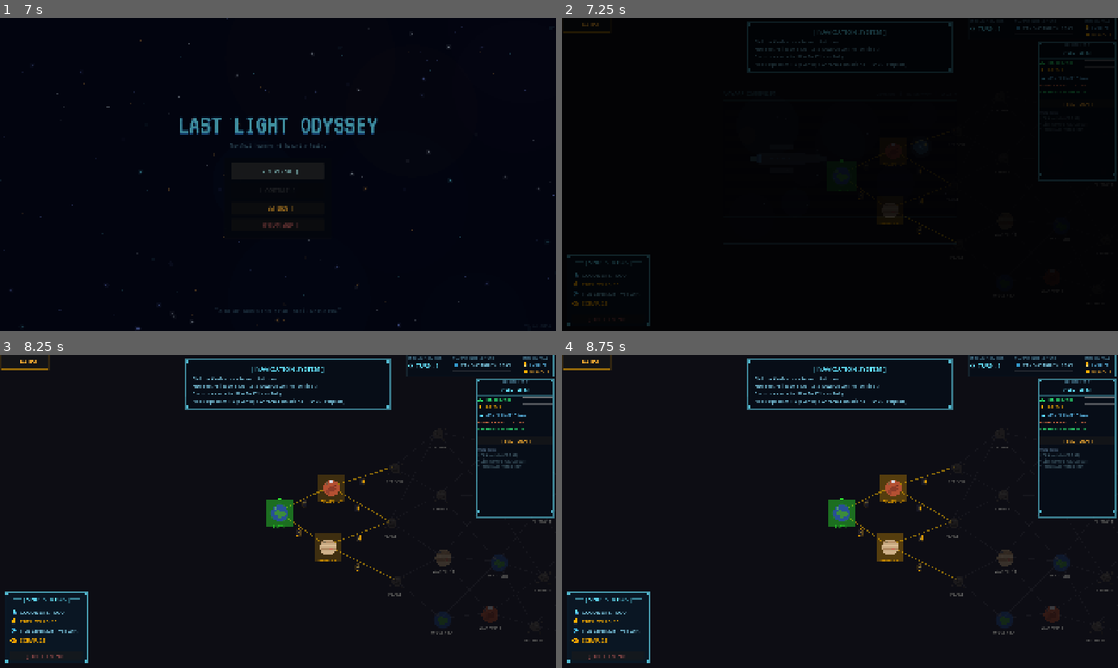
Above: before the commit, frames 1-4 (two rows, left to right).
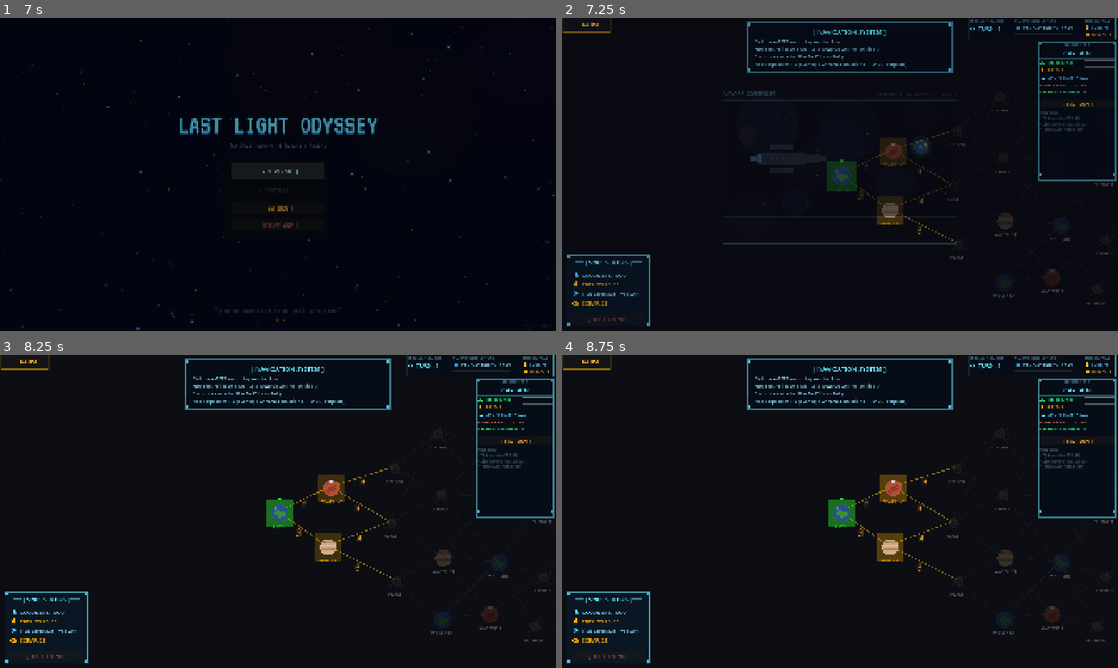
Above: after the commit, the same moments.

Repository: armandpreschutti/LastLightOdyssey
Game: Godot game, scene res://scenes/ui/title_menu.tscn
Two runs of this game, one before a commit and one after it. Both use one fixed random seed, a clock stepped at 60 frames per second and the inputs below.
Inputs (mouse positions are in pixels of both pictures, inside the frame that each line leads up to):
- Up to frame 1 (7 s): tap Enter at 0.5 s; move the mouse to (400, 158) at 0.52 s; click (400, 158) at 0.67 s; tap Space at 0.77, 3.77 s; drag from (166, 190) to (250, 237) at 1.27 s; move the mouse to (333, 105) at 2.02 s; click (333, 105) at 2.17 s; drag from (250, 237) to (111, 127) at 2.77 s; move the mouse to (444, 221) at 3.52 s; click (444, 221) at 3.67 s; drag from (111, 127) to (194, 96) at 4.27 s; move the mouse to (305, 174) at 5.02 s; click (305, 174) at 5.17 s; drag from (194, 96) to (166, 190) at 5.77 s; click "[ NEW VOYAGE ]" at 6.5 s
- Up to frame 2 (7.25 s): no input
- Up to frame 3 (8.25 s): drag from (278, 511) to (333, 442) at 7.27 s; tap Space at 8 s; drag from (278, 511) to (250, 574) at 8.02 s
- Up to frame 4 (8.75 s): no input

Frame 1 is identical in both runs. In frame 2, 6.8% of the frame differs, in the area x 0-100%, y 0-99%; in frame 3, less than 0.1%; in frame 4, less than 0.1%.

Commit message:
Tweaked various stats

Diff:
--- a/scenes/main.tscn
+++ b/scenes/main.tscn
@@ -112,7 +112,7 @@
 layout_mode = 2
 theme_override_colors/font_color = Color(0.5, 0.8, 0.9, 1)
 theme_override_font_sizes/font_size = 16
-text = "Click on CYAN nodes to jump to them.
+text = "Click on AMBER nodes to jump to them.
 Fuel cost varies by distance (shown on connection lines).
 Plan your route to NEW EARTH carefully.
 Node types: EMPTY (events)  SCAVENGE (missions)  TRADE (outposts)"
@@ -205,6 +205,7 @@
 layer = 100
 
 [node name="FadeTransition" parent="FadeTransitionLayer" unique_id=1428451195 instance=ExtResource("14_fade")]
+visible = false
 
 [node name="TacticalMode" parent="." unique_id=45556294 instance=ExtResource("5_tactical")]
 visible = false
--- a/scenes/tactical/enemy_unit.tscn
+++ b/scenes/tactical/enemy_unit.tscn
@@ -68,13 +68,13 @@
 
 [node name="HitChanceLabel" type="Label" parent="." unique_id=1545962341]
 offset_left = -16.0
-offset_top = -26.0
+offset_top = -19.5
 offset_right = 16.0
-offset_bottom = -20.0
+offset_bottom = -13.5
 theme_override_colors/font_color = Color(1, 0.95, 0.4, 1)
 theme_override_colors/font_outline_color = Color(0, 0, 0, 1)
 theme_override_constants/outline_size = 3
-theme_override_font_sizes/font_size = 12
+theme_override_font_sizes/font_size = 9
 text = "75%"
 horizontal_alignment = 1
 vertical_alignment = 1
--- a/scripts/tactical/map_generator.gd
+++ b/scripts/tactical/map_generator.gd
@@ -1027,8 +1027,8 @@
 				"position": pos
 			})
 
-	# Health packs (1-3 per mission, spawn in all biomes)
-	var num_health_packs = randi_range(1, 3)
+	# Health packs (1-2 per mission, spawn in all biomes)
+	var num_health_packs = randi_range(1, 2)
 	for _i in range(num_health_packs):
 		var pos = _find_valid_spawn_position(3, map_width - 4, 3, map_height - 4)
 		if pos != Vector2i(-1, -1):
--- a/scripts/tactical/tactical_controller.gd
+++ b/scripts/tactical/tactical_controller.gd
@@ -2227,6 +2227,12 @@
 	var pos = enemy.get_grid_position()
 	var enemy_type = enemy.enemy_type
 
+	# Clear enemy target tile highlight if it was highlighted
+	var enemy_size = Vector2i(1, 1)
+	if enemy.get("unit_size") != null:
+		enemy_size = enemy.unit_size
+	tactical_map.clear_enemy_target_tile(pos, enemy_size)
+
 	# Remove from enemies list
 	var idx = enemies.find(enemy)
 	if idx >= 0:
@@ -2346,7 +2352,8 @@
 
 ## Update which enemies are highlighted as attackable by the current unit
 func _update_attackable_highlights() -> void:
-	# First clear all highlights
+	# First clear all highlights (both enemy highlights and tile highlights)
+	tactical_map.clear_all_enemy_target_tiles()
 	for enemy in enemies:
 		if enemy.current_hp > 0:
 			enemy.set_targetable(false)
@@ -2393,9 +2400,16 @@
 		# This enemy is attackable - highlight it with hit chance!
 		enemy.set_targetable(true, hit_chance)
 
+		# Also highlight the tile(s) the enemy is standing on
+		var enemy_size = Vector2i(1, 1)
+		if enemy.get("unit_size") != null:
+			enemy_size = enemy.unit_size
+		tactical_map.set_enemy_target_tile(enemy_pos, enemy_size)
+
 
 ## Clear all attackable enemy highlights
 func _clear_attackable_highlights() -> void:
+	tactical_map.clear_all_enemy_target_tiles()
 	for enemy in enemies:
 		if enemy.current_hp > 0:
 			enemy.set_targetable(false)
@@ -2404,9 +2418,20 @@
 
 ## Update enemy highlights for precision mode (show all visible enemies)
 func _update_precision_mode_highlights() -> void:
+	# Clear all enemy target tiles first
+	tactical_map.clear_all_enemy_target_tiles()
+
 	for enemy in enemies:
 		if enemy.current_hp > 0:
 			enemy.set_precision_mode(precision_mode)
+
+			# If precision mode is active and enemy is visible, highlight their tile(s)
+			if precision_mode and enemy.visible:
+				var enemy_pos = enemy.get_grid_position()
+				var enemy_size = Vector2i(1, 1)
+				if enemy.get("unit_size") != null:
+					enemy_size = enemy.unit_size
+				tactical_map.set_enemy_target_tile(enemy_pos, enemy_size)
 
 
 func _on_ability_used(ability_type: String) -> void:
--- a/scripts/tactical/tactical_map.gd
+++ b/scripts/tactical/tactical_map.gd
@@ -40,6 +40,7 @@
 var movement_range_tiles: Dictionary = {}  # Vector2i -> bool (tiles within movement range)
 var execute_range_tiles: Dictionary = {}  # Vector2i -> bool (tiles within execute range)
 var heal_range_tiles: Dictionary = {}  # Vector2i -> bool (tiles within heal range)
+var enemy_target_tiles: Dictionary = {}  # Vector2i -> bool (tiles under attackable enemies)
 var hovered_tile: Vector2i = Vector2i(-1, -1)  # Currently hovered tile
 var pathfinding_path: PackedVector2Array = PackedVector2Array()  # Current pathfinding path
 var pathfinding_source: Vector2i = Vector2i(-1, -1)  # Source position for pathfinding (or -1, -1 if no source)
@@ -194,6 +195,10 @@
 
 				# Execute range highlight (red)
 				if execute_range_tiles.get(pos, false):
+					draw_rect(rect, COLOR_EXECUTE_RANGE)
+
+				# Enemy target tiles highlight (red - tiles under attackable enemies)
+				if enemy_target_tiles.get(pos, false):
 					draw_rect(rect, COLOR_EXECUTE_RANGE)
 
 				# Hover effect
@@ -1381,6 +1386,31 @@
 	queue_redraw()
 
 
+## Set enemy target tile highlight (red tint for tiles under attackable enemies)
+func set_enemy_target_tile(grid_pos: Vector2i, unit_size: Vector2i = Vector2i(1, 1)) -> void:
+	# Handle multi-tile units (like bosses)
+	var occupied_tiles = get_occupied_tiles(grid_pos, unit_size)
+	for pos in occupied_tiles:
+		if pos.x >= 0 and pos.x < map_width and pos.y >= 0 and pos.y < map_height:
+			if revealed_tiles.get(pos, false):
+				enemy_target_tiles[pos] = true
+	queue_redraw()
+
+
+## Clear enemy target tile highlight
+func clear_enemy_target_tile(grid_pos: Vector2i, unit_size: Vector2i = Vector2i(1, 1)) -> void:
+	var occupied_tiles = get_occupied_tiles(grid_pos, unit_size)
+	for pos in occupied_tiles:
+		enemy_target_tiles.erase(pos)
+	queue_redraw()
+
+
+## Clear all enemy target tile highlights
+func clear_all_enemy_target_tiles() -> void:
+	enemy_target_tiles.clear()
+	queue_redraw()
+
+
 ## Set heal range highlight (manhattan distance, light green tiles, shows all tiles within range)
 func set_heal_range(center: Vector2i, heal_range: int, medic_unit: Node2D, deployed_officers: Array) -> void:
 	heal_range_tiles.clear()
Not shown: 1 places in scenes/main.tscn that only renumber resources
Not shown, changed: docs/GAME_DESIGN_DOCUMENT.md
